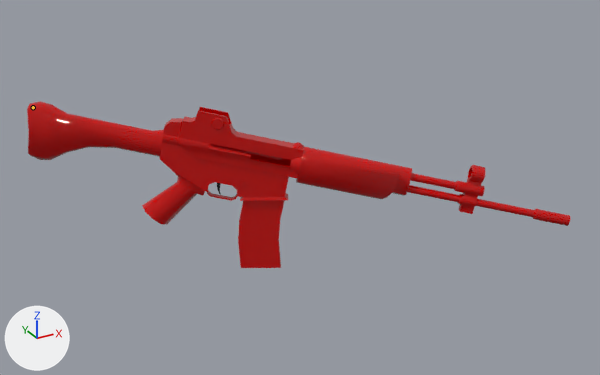
What one commit did to the FBX model 삐융삐융/유니티/Assets/Player/K2_Animation/Animation/K2_Walk.fbx.
Both versions are drawn from a camera (50 mm lens) standing at (-0.42, -1.045, 1.317) and looking at (0.062, -0.167, 0.878). The lights are fixed; the arrows at lower left show +X, +Y and +Z. Both versions are drawn at frame 8 of the action 'Take 001'; the numbers are the values there. The bones that bend it are drawn over the model as lines.

Names of what the first picture shows: 'barrel', 'buttplate', 'heatcover', 'ktwo_body', 'magazine', 'trigger'.
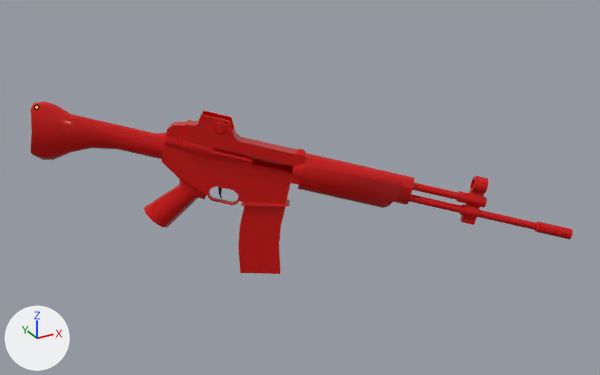
The edits, one by one:
Bone 'ktwobone' (bone_ktwobone) moves from (247.913, 2571.704, 231.164) to (249.701, 2572.081, 227.07).
Bone 'ktwobone' (bone_ktwobone) turns from (-24, 58, -23) to (-25, 57, -25) degrees about its own x, y and z.

Changed parts and their boxes [x1, y1, x2, y2] in the pictures (600 x 375 px):
'ktwo_body', posed: before [142, 107, 304, 225]; after [144, 110, 306, 227]
'buttplate', posed: before [27, 101, 164, 160]; after [31, 101, 166, 160]
'heatcover', posed: before [296, 147, 412, 199]; after [298, 153, 414, 208]
'barrel', posed: before [407, 165, 570, 226]; after [409, 176, 573, 239]
'magazine', posed: before [238, 200, 285, 268]; after [238, 206, 286, 274]
'trigger', posed: before [217, 183, 221, 195]; after [218, 187, 222, 199]
bone 'ktwobone', root to tip: before (33, 107) to (33, 106); after (36, 107) to (36, 106)
